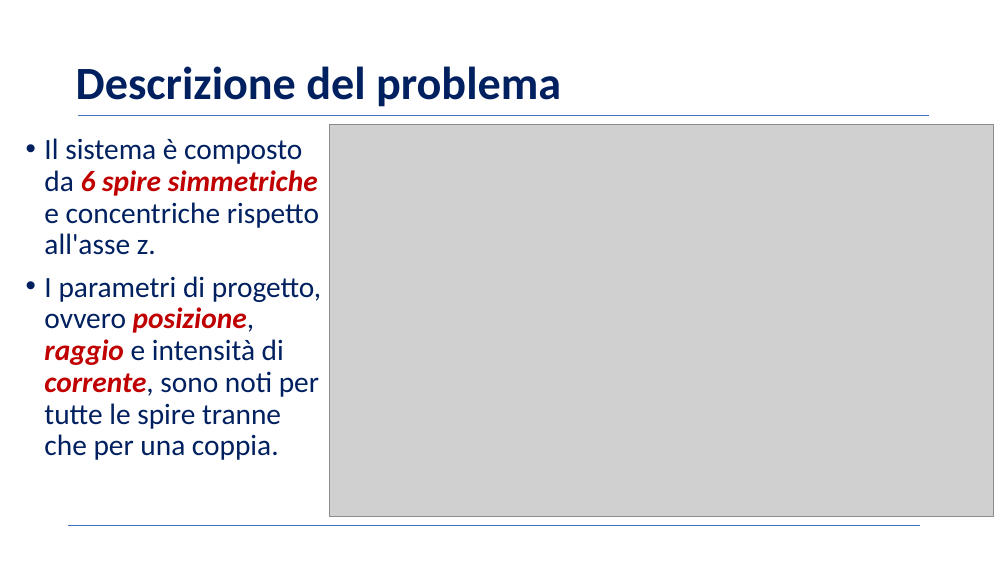
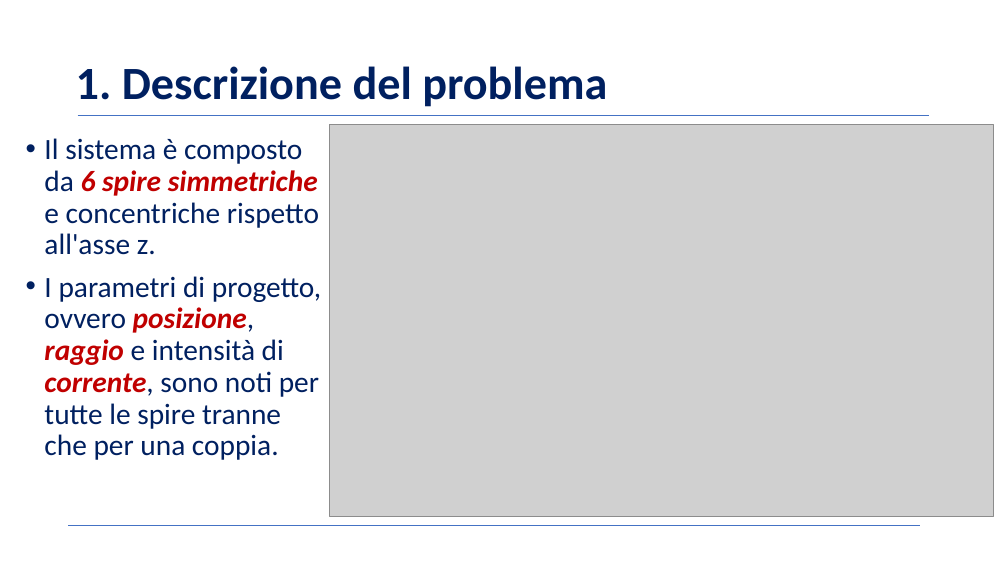
Before and after one commit to BernardoGiordano/NelderMeadMethod, a slide deck: slide 3 of writeup/Slides.pptx. Drawn at 1008x567 pixels with LibreOffice and Linux fonts; fonts in the diff are those of the drawing; grey boxes stand for pictures; background and template pictures are left out. Boxes give left, top, right and bottom in pixels: in the first picture for what was removed or moved away, otherwise in the second. Text is boxed around its words. In the diff, an @@ line names an element or a change of style, - is before the commit and + after.

```diff
--- a/writeup/Slides.pptx
+++ b/writeup/Slides.pptx
@@ text at (76,66,607,107): text changed @@
-Descrizione del problema
+1. Descrizione del problema
```
Also in this commit, not shown: 4 other slides changed.
